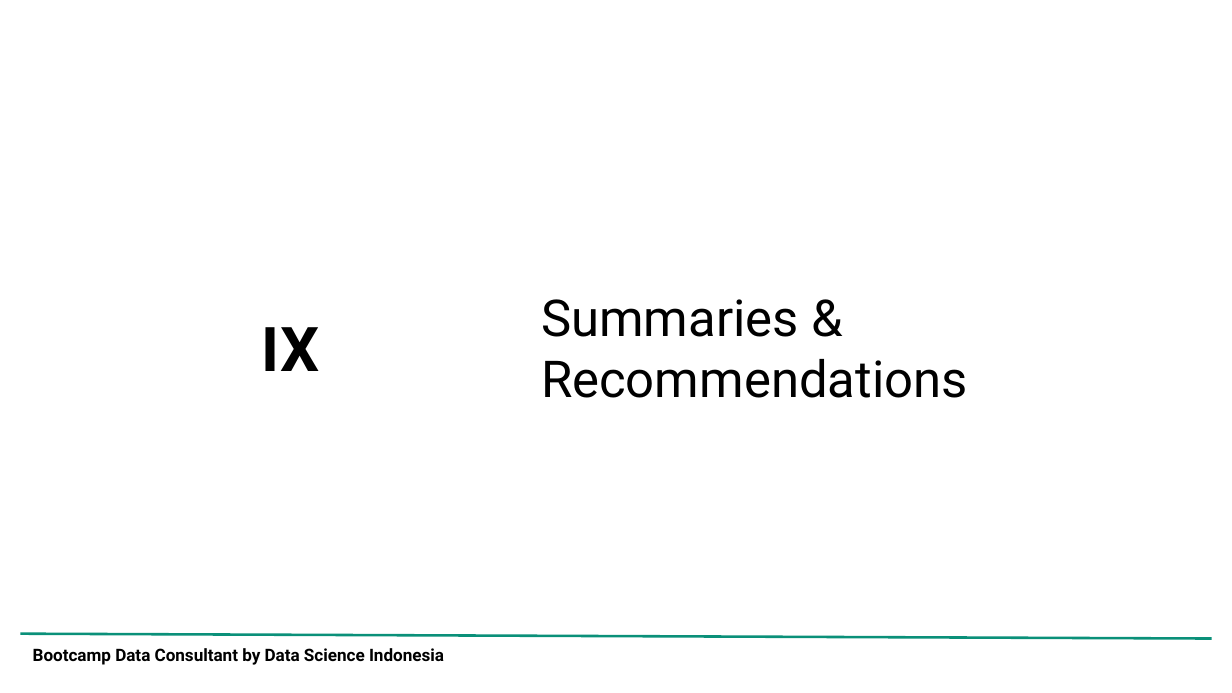
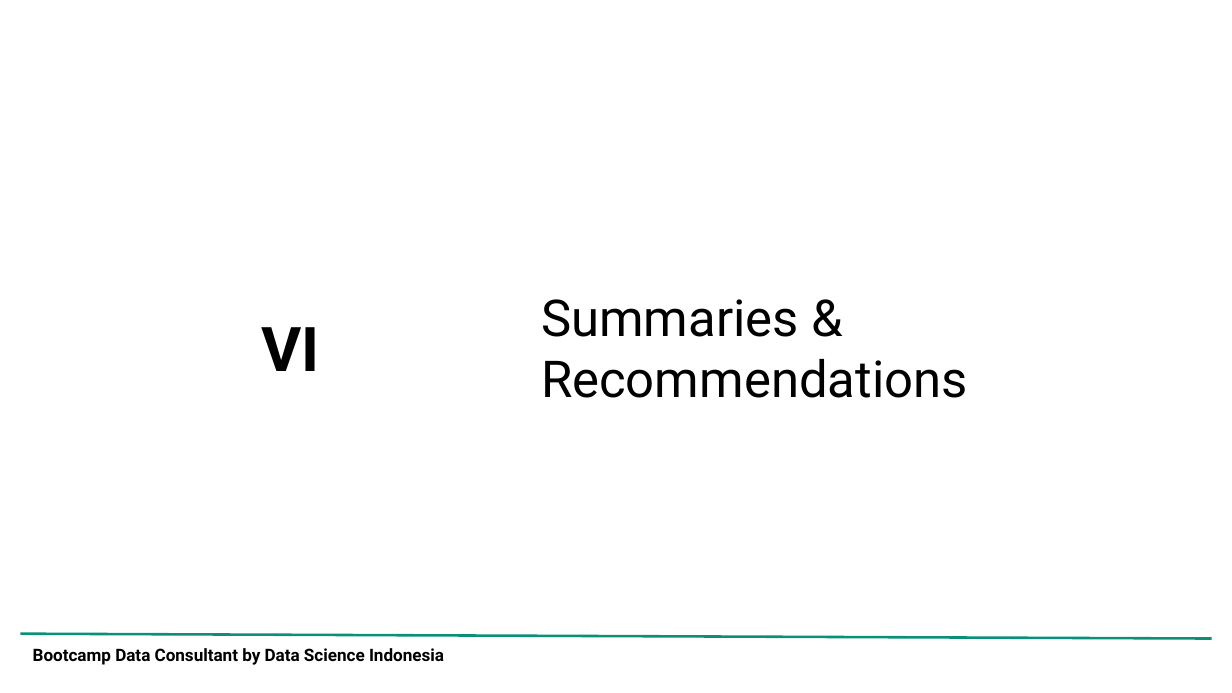
Before and after one commit to adrn-mm/DSLS_Mini-Project-DS_Adrian-Maulana-Muhammad, a slide deck: slide 39 of reports/Project Report_Mini Project DS_Adrian Maulana Muhammad.pptx (slide 14 before the commit). Drawn at 1232x693 pixels with LibreOffice and Linux fonts; fonts in the diff are those of the drawing; background and template pictures are left out. Boxes give left, top, right and bottom in pixels: in the first picture for what was removed or moved away, otherwise in the second. Text is boxed around its words. In the diff, an @@ line names an element or a change of style, - is before the commit and + after.

```diff
--- a/reports/Project Report_Mini Project DS_Adrian Maulana Muhammad.pptx
+++ b/reports/Project Report_Mini Project DS_Adrian Maulana Muhammad.pptx
@@ title at (262, 327, 320, 371): text changed @@
-IX
+VI
```
Also in this commit, not shown: 6 other slides changed, 34 slides added, 6 slides removed, 4 other files.
